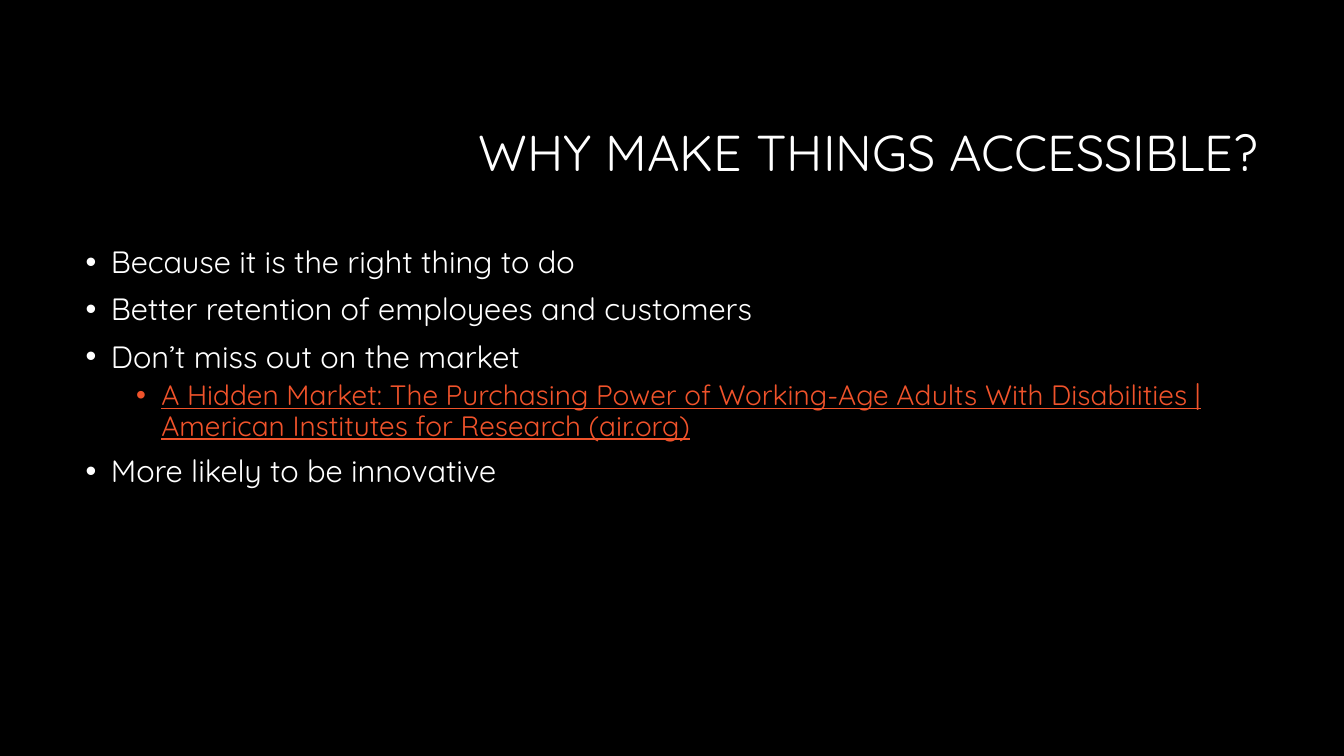
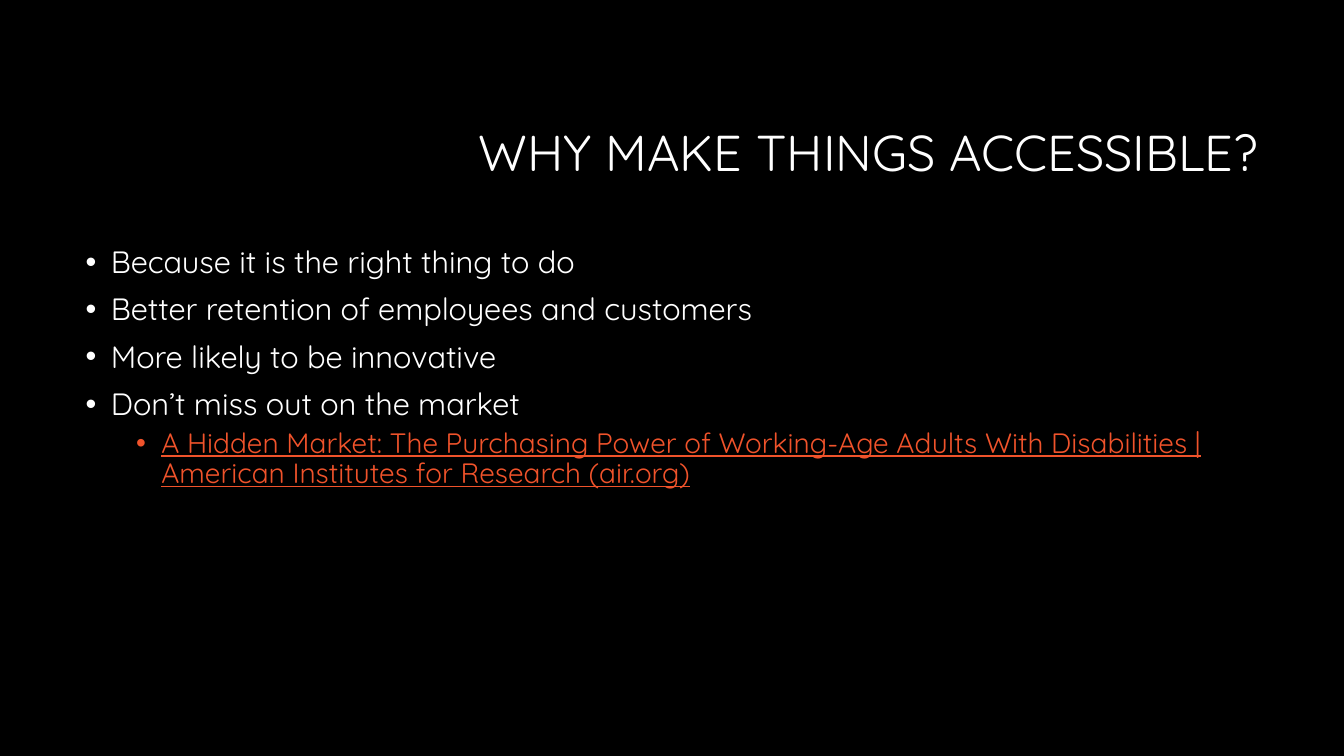
Before and after one commit to CorgiDev/A11y-Materials, a slide deck: slide 5 of Presenations/2023 Presentations/2023_Accessibility Testing.pptx. Drawn at 1344x756 pixels with LibreOffice and Linux fonts; fonts in the diff are those of the drawing; background and template pictures are left out. Boxes give left, top, right and bottom in pixels: in the first picture for what was removed or moved away, otherwise in the second. Text is boxed around its words. In the diff, an @@ line names an element or a change of style, - is before the commit and + after.

Commit message:
Updated text in presentation and code for good example page.

```diff
--- a/Presenations/2023 Presentations/2023_Accessibility Testing.pptx
+++ b/Presenations/2023 Presentations/2023_Accessibility Testing.pptx
@@ text at bbox=[111, 345, 496, 374]: paragraph added @@
+• More likely to be innovative
@@ text at bbox=[111, 459, 496, 488]: paragraph removed @@
-• More likely to be innovative
```
Also in this commit, not shown: 1 other slide changed, 1 other file.
